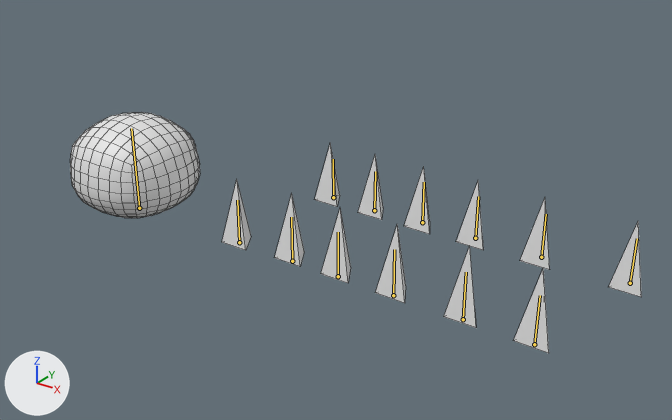
One commit to the Blender file project/ResourcesData/GameScene/Model/player_spike.blend: the scene before it, then after it.
One viewpoint serves both versions: a 50 mm lens placed at (7.77, -6.87, 4.67), pointed at (2.56, 0.44, 0.5). Arrows for +X, +Y and +Z are at lower left; the lights stay in place. Both versions are drawn at the pose saved in each file; the numbers are the values there. The bones that bend it are drawn over the model as lines. Mesh edges are drawn as thin lines.

Names of what the first picture shows: 'Cube.001', '円錐.010'.
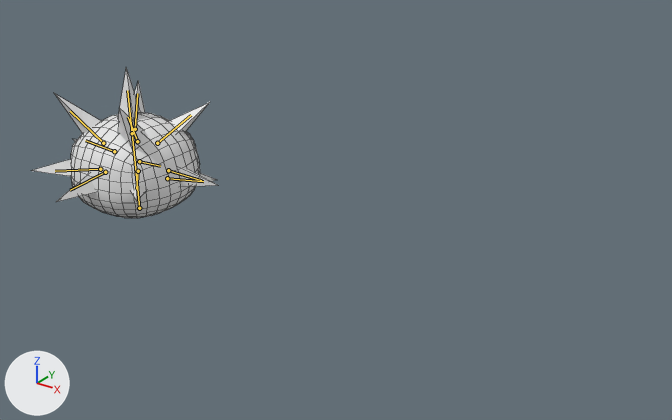
What changed in the scene script:
```text
Change bone_ボーン:
    where bone_ボーン = bpy.data.objects['アーマチュア.001'].pose.bones['ボーン']
    bone_ボーン.location: (0.0, 0.0, 0.0) -> (-2.18, 1.1, -0.17)
    bone_ボーン.rotation_quaternion: (1.0, 0.0, 0.0, 0.0) -> (0.71, 0.0, 0.0, -0.704)  # degrees (0, 0, 0) -> degrees (0, 0, -90)
Change bone_ボーン_001:
    where bone_ボーン_001 = bpy.data.objects['アーマチュア.001'].pose.bones['ボーン.001']
    bone_ボーン_001.location: (0.0, 0.0, 0.0) -> (-4.53, 1.84, 0.0)
Change bone_ボーン_002:
    where bone_ボーン_002 = bpy.data.objects['アーマチュア.001'].pose.bones['ボーン.002']
    bone_ボーン_002.location: (0.0, 0.0, 0.0) -> (-5.26, 1.6, -0.35)
    bone_ボーン_002.rotation_quaternion: (1.0, 0.0, 0.0, 0.0) -> (0.89, -0.359, -0.106, -0.262)  # degrees (0, 0, 0) -> degrees (-39, -22, -25)
Change bone_ボーン_003:
    where bone_ボーン_003 = bpy.data.objects['アーマチュア.001'].pose.bones['ボーン.003']
    bone_ボーン_003.location: (0.0, 0.0, 0.0) -> (-7.57, 1.01, 0.51)
    bone_ボーン_003.rotation_quaternion: (1.0, 0.0, 0.0, 0.0) -> (0.68, 0.649, -0.247, 0.235)  # degrees (0, 0, 0) -> degrees (87, -40, 0)
Change bone_ボーン_004:
    where bone_ボーン_004 = bpy.data.objects['アーマチュア.001'].pose.bones['ボーン.004']
    bone_ボーン_004.location: (0.0, 0.0, 0.0) -> (-8.93, 1.66, 0.48)
    bone_ボーン_004.rotation_quaternion: (1.0, 0.0, 0.0, 0.0) -> (0.929, 0.213, -0.068, 0.296)  # degrees (0, 0, 0) -> degrees (22, -15, 33)
Change bone_ボーン_005:
    where bone_ボーン_005 = bpy.data.objects['アーマチュア.001'].pose.bones['ボーン.005']
    bone_ボーン_005.location: (0.0, 0.0, 0.0) -> (-10.35, 0.9, -0.51)
    bone_ボーン_005.rotation_quaternion: (1.0, 0.0, 0.0, 0.0) -> (0.438, -0.579, -0.283, 0.626)  # degrees (0, 0, 0) -> degrees (-79, 29, 86)
Change bone_ボーン_006:
    where bone_ボーン_006 = bpy.data.objects['アーマチュア.001'].pose.bones['ボーン.006']
    bone_ボーン_006.location: (0.0, 0.0, 0.0) -> (-4.07, 1.25, 3.12)
    bone_ボーン_006.rotation_quaternion: (1.0, 0.0, 0.0, 0.0) -> (0.728, 0.0, 0.0, 0.685)  # degrees (0, 0, 0) -> degrees (0, 0, 87)
Change bone_ボーン_007:
    where bone_ボーン_007 = bpy.data.objects['アーマチュア.001'].pose.bones['ボーン.007']
    bone_ボーン_007.location: (0.0, 0.0, 0.0) -> (-4.82, 1.83, 2.79)
    bone_ボーン_007.rotation_quaternion: (1.0, 0.0, 0.0, 0.0) -> (0.888, -0.308, -0.112, 0.322)  # degrees (0, 0, 0) -> degrees (-38, 0, 40)
Change bone_ボーン_008:
    where bone_ボーン_008 = bpy.data.objects['アーマチュア.001'].pose.bones['ボーン.008']
    bone_ボーン_008.location: (0.0, 0.0, 0.0) -> (-5.07, 1.33, 3.81)
    bone_ボーン_008.rotation_quaternion: (1.0, 0.0, 0.0, 0.0) -> (0.654, 0.655, 0.268, -0.269)  # degrees (0, 0, 0) -> degrees (90, 45, 0)
Change bone_ボーン_009:
    where bone_ボーン_009 = bpy.data.objects['アーマチュア.001'].pose.bones['ボーン.009']
    bone_ボーン_009.location: (0.0, 0.0, 0.0) -> (-6.97, 1.33, 4.26)
    bone_ボーン_009.rotation_quaternion: (1.0, 0.0, 0.0, 0.0) -> (0.68, 0.733, 0.0, 0.0)  # degrees (0, 0, 0) -> degrees (94, 0, 0)
Change bone_ボーン_010:
    where bone_ボーン_010 = bpy.data.objects['アーマチュア.001'].pose.bones['ボーン.010']
    bone_ボーン_010.location: (0.0, 0.0, 0.0) -> (-8.03, 1.99, 3.7)
    bone_ボーン_010.rotation_quaternion: (1.0, 0.0, 0.0, 0.0) -> (0.935, 0.247, -0.124, -0.223)  # degrees (0, 0, 0) -> degrees (31, -7, -29)
Change bone_ボーン_011:
    where bone_ボーン_011 = bpy.data.objects['アーマチュア.001'].pose.bones['ボーン.011']
    bone_ボーン_011.location: (0.0, 0.0, 0.0) -> (-10.0, 0.8, 2.86)
    bone_ボーン_011.rotation_quaternion: (1.0, 0.0, 0.0, 0.0) -> (0.519, -0.802, -0.255, 0.153)  # degrees (0, 0, 0) -> degrees (-114, -1, 35)
```

Pixel boxes [x1, y1, x2, y2] of what changed, in the pictures (672 x 420 px):
'円錐.010', posed (55% narrower, 36% shorter): before [222, 143, 641, 353]; after [31, 68, 217, 202]
bone 'ボーン', root to tip: before (239, 242) to (237, 200); after (168, 170) to (201, 180)
bone 'ボーン.001', root to tip: before (292, 261) to (291, 217); after (132, 133) to (127, 90)
bone 'ボーン.002', root to tip: before (338, 276) to (338, 232); after (157, 143) to (191, 115)
bone 'ボーン.003', root to tip: before (393, 295) to (394, 249); after (100, 169) to (55, 171)
bone 'ボーン.004', root to tip: before (463, 319) to (466, 272); after (103, 143) to (70, 111)
bone 'ボーン.005', root to tip: before (534, 344) to (540, 295); after (139, 161) to (160, 166)
bone 'ボーン.006', root to tip: before (333, 197) to (333, 159); after (114, 151) to (85, 140)
bone 'ボーン.007', root to tip: before (374, 210) to (375, 171); after (135, 129) to (137, 93)
bone 'ボーン.008', root to tip: before (422, 222) to (424, 182); after (138, 171) to (136, 189)
bone 'ボーン.009', root to tip: before (475, 238) to (478, 196); after (105, 172) to (70, 190)
bone 'ボーン.010', root to tip: before (541, 257) to (546, 214); after (137, 141) to (128, 117)
bone 'ボーン.011', root to tip: before (630, 283) to (637, 238); after (167, 178) to (203, 181)
